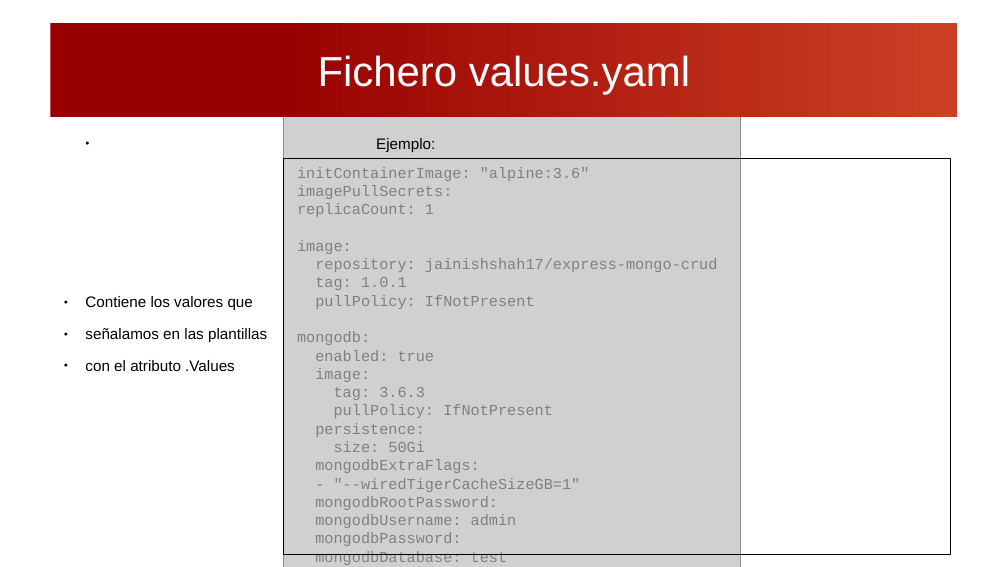
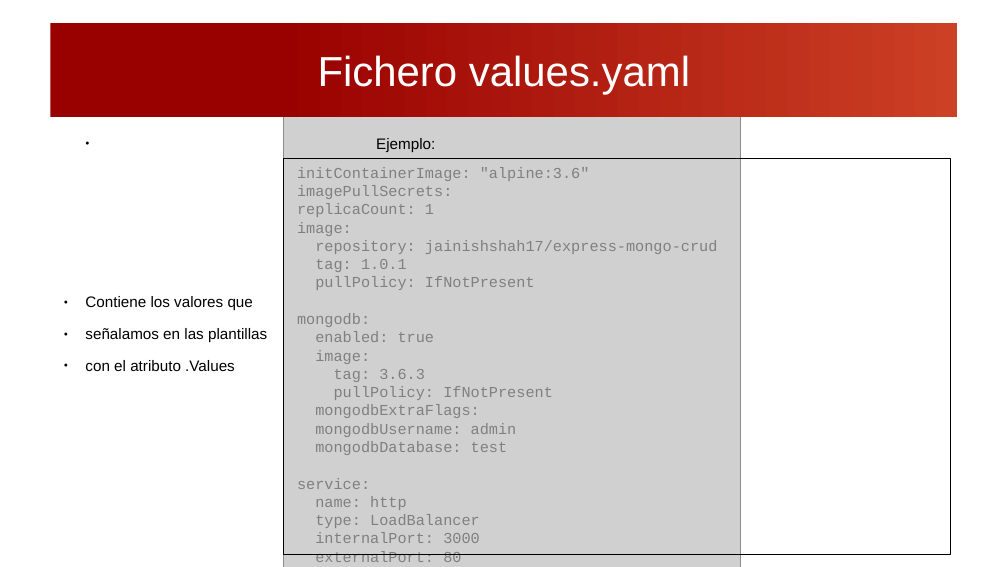
Before and after one commit to MoralG/Despliegues_de_microservicios_en_k8s_con_Helm, a slide deck: slide 25 of Presentación.odp (slide 26 before the commit). Drawn at 1008x567 pixels with LibreOffice and Linux fonts; fonts in the diff are those of the drawing; grey boxes stand for pictures. Boxes give left, top, right and bottom in pixels: in the first picture for what was removed or moved away, otherwise in the second. Text is boxed around its words. In the diff, an @@ line names an element or a change of style, - is before the commit and + after.

```diff
--- a/Presentación.odp
+++ b/Presentación.odp
@@ text at <box>315,423,425,452</box>: paragraphs removed @@
-persistence:
-size: 50Gi
@@ text at <box>297,478,480,543</box>: paragraphs added @@
+service:
+name: http
+type: LoadBalancer
+internalPort: 3000
+externalPort: 80
@@ text at <box>315,478,581,510</box>: paragraphs removed @@
-- "--wiredTigerCacheSizeGB=1"
-mongodbRootPassword:
@@ text at <box>315,532,461,546</box>: paragraph removed @@
-mongodbPassword:
```
Also in this commit, not shown: 5 other slides changed, 1 slide removed.
